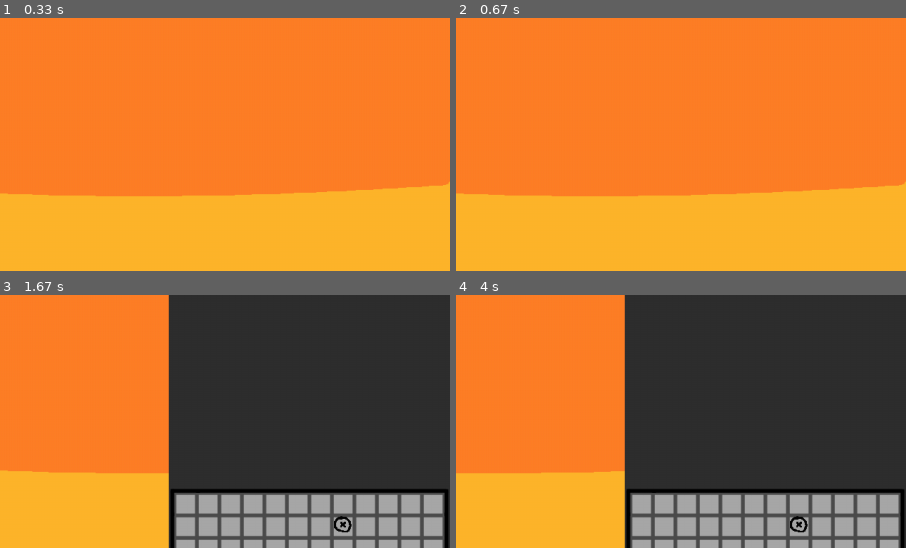
Above: before the commit, frames 1-4 (two rows, left to right).
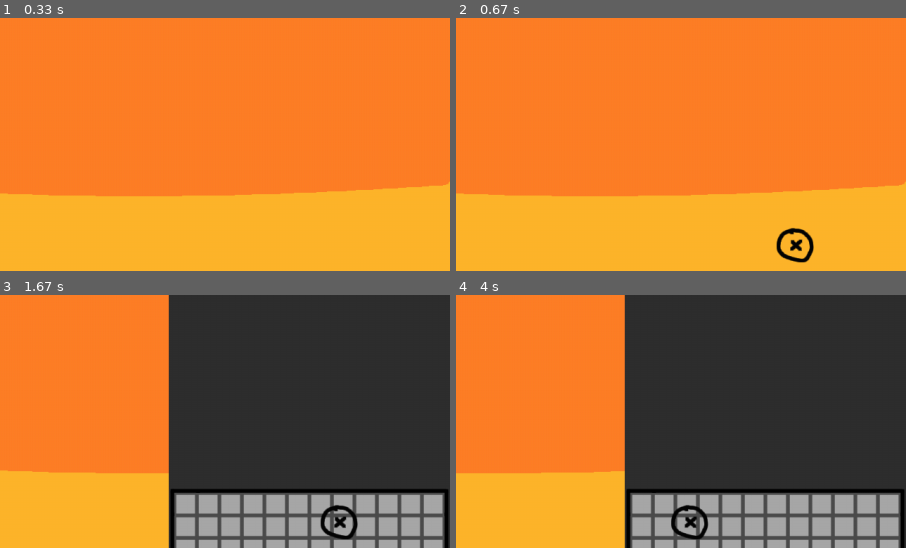
Above: after the commit, the same moments.

Repository: sorennx/Pygame-Project
Game: pygame game, started from src/main.py
Same seed, same stepped clock (60 frames per second), same inputs: the game is played once before the commit and once after it.
Inputs (mouse positions are % of the whole screen's width and height, from its top left):
- Up to frame 1 (0.33 s): no input
- Up to frame 2 (0.67 s): press the mouse at (42, 46) at 0.37 s; move the mouse to (65, 47) at 0.47 s; release the mouse at (88, 49) at 0.6 s
- Up to frame 3 (1.67 s): tap X at 0.67 s; tap Z at 1 s; tap I at 1.33 s
- Up to frame 4 (4 s): hold S 2.23-2.7 s; hold W 3.17-3.53 s; hold D from 3.57 s (still down)
The pictures show only the part of the screen within x 50-100%, y 3-53%; the shares and areas given below are measured in that part.

Frame 1 is identical in both runs. In frame 2, 0.6% of the frame differs, in the area x 71-80%, y 83-97%; in frame 3, 0.6%; in frame 4, 0.7%, in the area x 47-79%, y 83-97%.

Commit message:
v0.0.25 - items can now be removed from inventory, neat way to draw over sprites leftovers (pygame.group.clear())

Diff:
--- a/src/Items.py
+++ b/src/Items.py
@@ -27,6 +27,7 @@
         self.isInInventory = False
         self.socketIJ = None
         self.toDelete = False
+        self.socket = None
         #Atributes
         self.spellPower = spellPower
         self.castSpeed = castSpeed
@@ -60,9 +61,6 @@
         tempxy = self.rect.center
         #self.drawItemCords()
 
-        if self.toDelete:
-            self.kill()
-
         if self.isPickedUp:
             self.minimizeImg(tempxy)
 
@@ -77,7 +75,7 @@
                     #print(f"Clicking on an item!")
                     self.isPickedUp = True
 
-            self.pickUpItem(event)
+            self.pickUpItem(event,tempxy)
             self.putDownItem(event)
 
         # Adjust location on the screen if hero is moving
@@ -87,11 +85,20 @@
             if self.hero.movingForward:
                 self.rect.x -= self.hero.movementSpeed
 
-    def pickUpItem(self,event):
+    def pickUpItem(self,event,tempxy):
         if self.isPickedUp == True:
             if event.type == pygame.MOUSEMOTION:
                 x, y = event.pos
                 self.rect.center = [x,y]
+
+        # elif self.isPickedUp is False and self.isInInventory is True:
+        #     self.isPickedUp = True
+        #     mousePos = pygame.mouse.get_pos()
+        #     print(mousePos)
+        #     self.maximizeImg(tempxy)
+        #     self.rect.center = mousePos
+        #     self.hero.game.itemsGroup.draw(self.hero.window)
+        #     self.socket.emptySocket()
 
     def putDownItem(self,event):
         if self.isPickedUp == True:
@@ -101,9 +108,11 @@
                 self.rect.center = [x,y]
 
                 for socket in self.hero.inventoryWindow.inventorySlotGroup:
-                    if socket.ij == self.socketIJ and socket.isEmpty:
+                    if socket.ij == self.socketIJ and socket.isEmpty and socket.inventory.isOpen:
                         #print(f"Adding item {self}to a socket {self.socketIJ}")
+
                         copy = self.createCopy() #creating a copy (temp object) so that we can kill the original one, while moving copy to inventory
+                        copy.socket = socket
                         socket.item = copy
                         socket.item.rect.x = 0
                         socket.item.rect.y = 0
@@ -112,7 +121,6 @@
                         copy.isPickedUp = False
                         socket.isEmpty = False
                         self.kill()
-
 
     def createCopy(self):
         copy = Item(self.name,self.image,self.rect.center[0],self.rect.center[1],self.gameEvents,self.hero,self.spellPower,self.attackDamage,self.attackSpeed,self.castSpeed)
